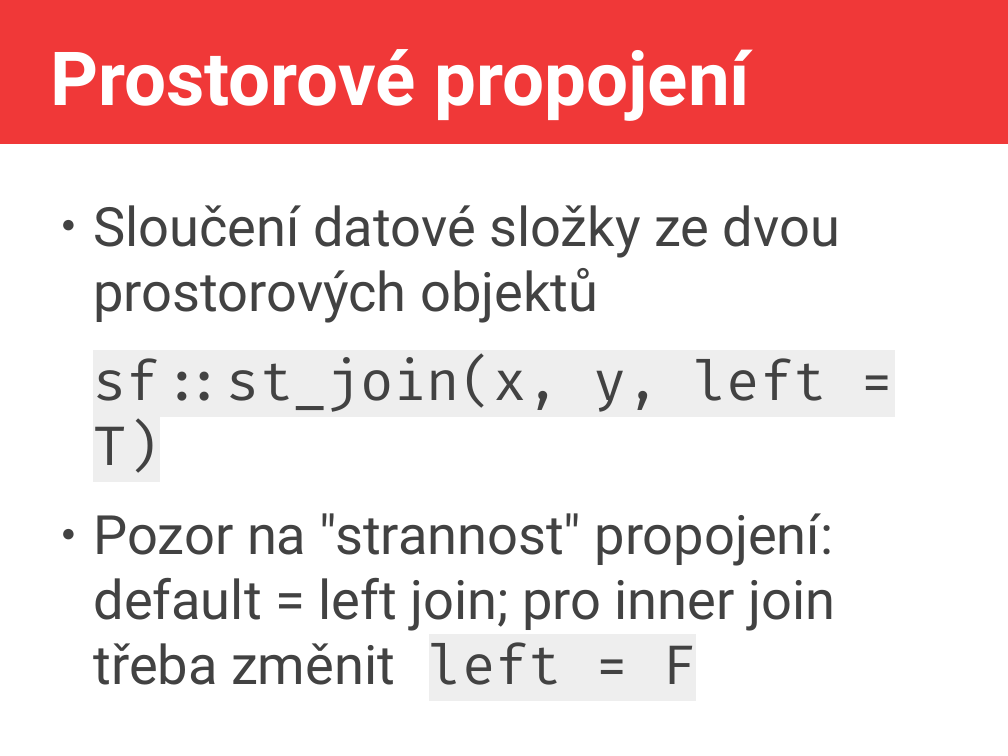
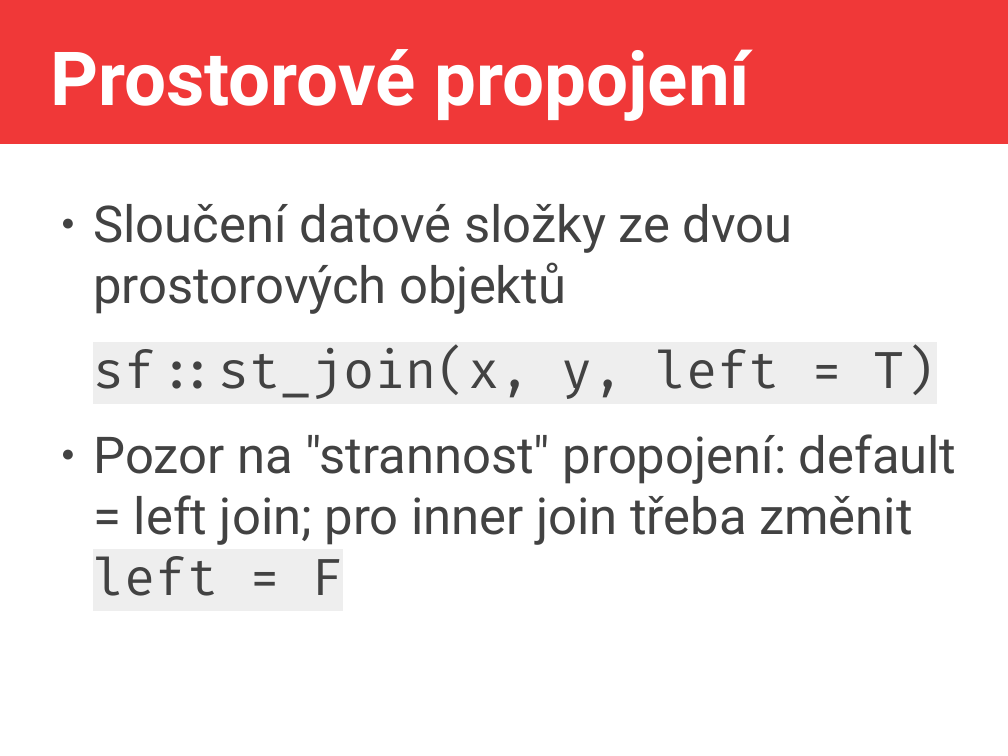
Before and after one commit to jlacko/4EK418, a slide deck: slide 7 of prez/4 - operace mezi objekty.odp. Drawn at 1008x756 pixels with LibreOffice and Linux fonts; fonts in the diff are those of the drawing. Boxes give left, top, right and bottom in pixels: in the first picture for what was removed or moved away, otherwise in the second. Text is boxed around its words. In the diff, an @@ line names an element or a change of style, - is before the commit and + after.

```diff
--- a/prez/4 - operace mezi objekty.odp
+++ b/prez/4 - operace mezi objekty.odp
@@ text "Sloučení datové složky ze dvou ..." at [93, 204, 957, 596]: size 42.7 to 40 pt @@
```
Also in this commit, not shown: 2 other slides changed, 1 other file.
